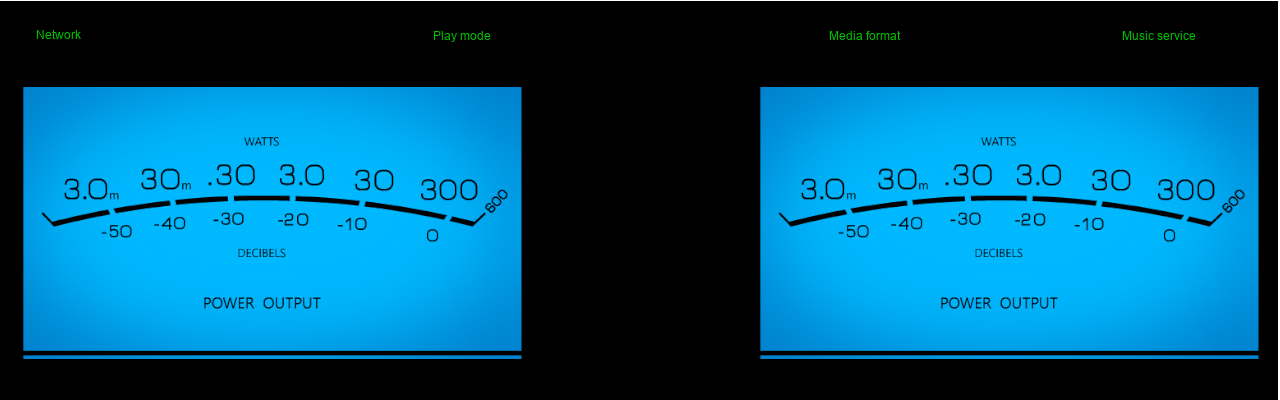
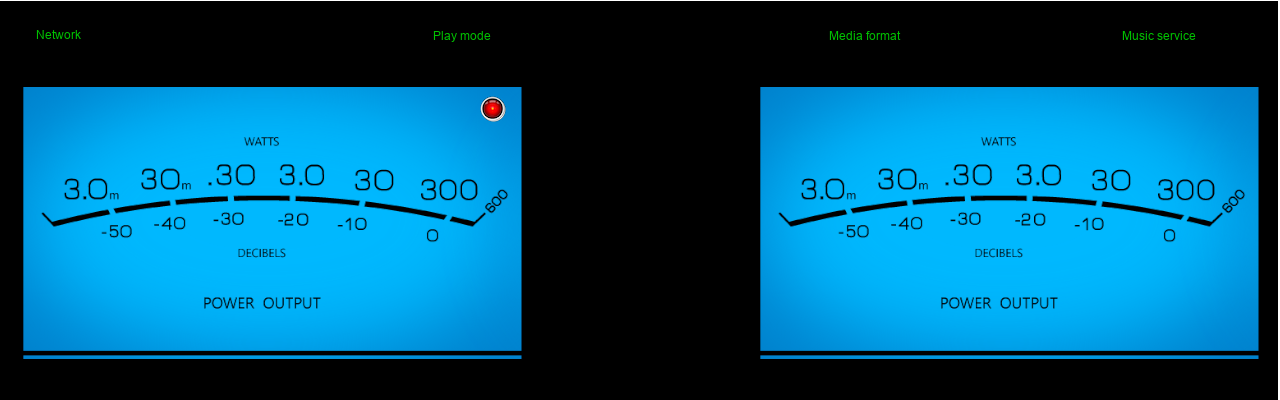
Layers edited between the first and the second (1280, 400) image:
painted on "Media format" over 480, 96, 505, 121
painted on "Pasted Layer #1" over 481, 97, 506, 122
